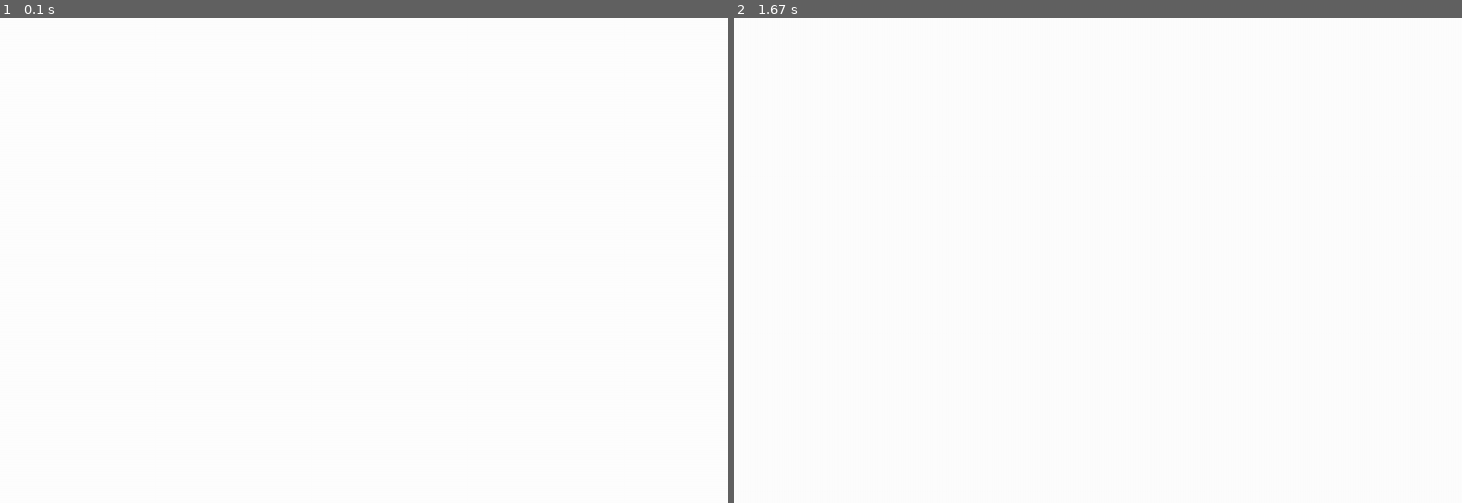
Above: before the commit, frames 1-2 (left to right).
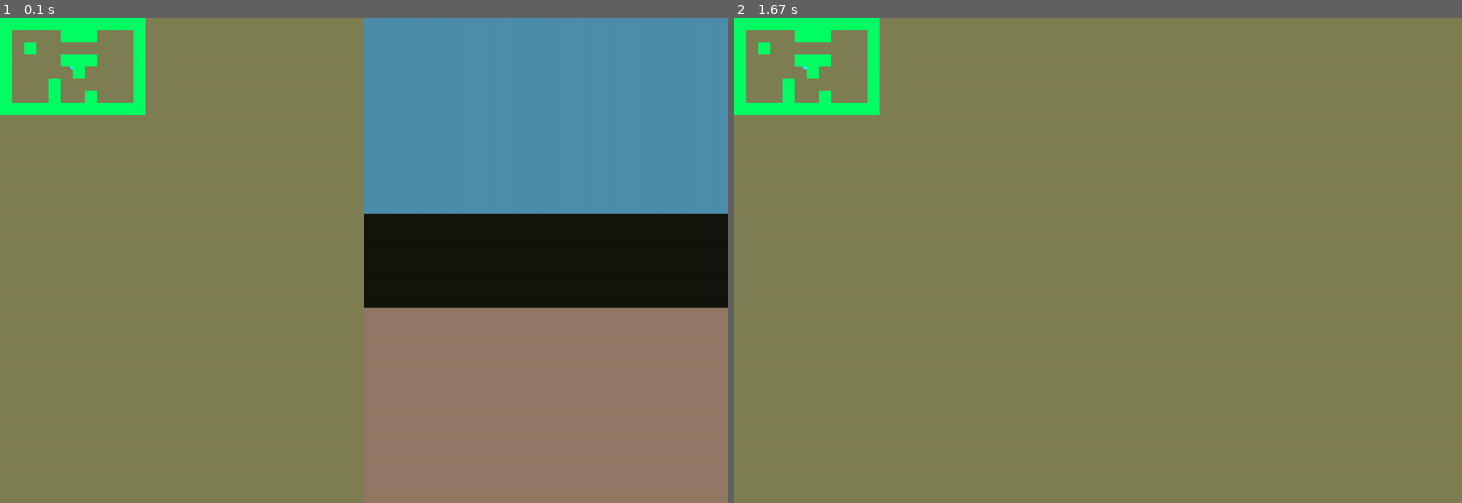
Above: after the commit, the same moments.

Repository: Irishka6/pygame
Game: pygame game, started from main.py
The game is run twice, just before and just after one commit, with the same random seed, the same clock (stepped at 60 frames per second) and the same inputs.
Inputs:
- Up to frame 1 (0.1 s): no input
- Up to frame 2 (1.67 s): tap S at 0.33 s

The runs differ from the first frame. In frame 1, 100% of the frame differs, in the area x 0-100%, y 0-100%; in frame 2, 100%.

Commit message:
мини карта но без текстур

Diff:
--- /dev/null
+++ b/dowin.py
@@ -0,0 +1,24 @@
+import pygame
+from setting import *
+from ray_cost import ray_casting
+from map import mini_map
+
+class Drowing:
+    def __init__(self, sc, sc_mini):
+        self.sc, self.sc_mini = sc, sc_mini
+
+    def fon(self):
+        pygame.draw.rect(self.sc, ('#4d8fac'), (0, 0, w, half_height))
+        pygame.draw.rect(self.sc, ('#947966'), (0, half_height, w, half_height))
+
+    def word(self, player_coor, player_ag):
+        ray_casting(self.sc, player_coor, player_ag)
+
+    def mini(self, player):
+        self.sc_mini.fill((255, 255, 0))
+        pygame.draw.line(self.sc, (0, 255, 0), (int(player.x // coof), int(player.y // coof)), ((player.x // coof) + 12 * math.cos(player.ag),
+                                                                               (player.y // coof) + 12 * math.sin(player.ag)))
+        pygame.draw.circle(self.sc, (0, 255, 255), (int(player.x // coof), int(player.y // coof)), 5)
+        for x, y in mini_map:
+            pygame.draw.rect(self.sc, (0, 255, 100), (x, y , map_tile, map_tile))
+        self.sc_mini.blit(self.sc, (0, h - h // map_tile))
--- a/main.py
+++ b/main.py
@@ -4,11 +4,14 @@
 import math
 from map import wor_map
 from ray_cost import ray_casting
+from dowin import Drowing
 
 pygame.init()
 screen = pygame.display.set_mode((w, h))
+screen_mini = pygame.Surface((w // coof, h // coof))
 clock = pygame.time.Clock()
 player = Player()
+dr = Drowing(screen, screen_mini)
 
 while True:
     for event in pygame.event.get():
@@ -16,8 +19,9 @@
             exit()
     player.movement()
     screen.fill((0, 0, 0))
-
-    ray_casting(screen, (int(player.x), int(player.y)), player.ag)
-
+    screen_mini.fill((255, 255, 0))
+    dr.fon()
+    dr.word((int(player.x), int(player.y)), player.ag)
+    dr.mini(player)
     pygame.display.flip()
     clock.tick(fps)
--- a/map.py
+++ b/map.py
@@ -11,7 +11,9 @@
             ]
 
 wor_map = set()
+mini_map = set()
 for j, row in enumerate(text_map):
     for i, char in enumerate(row):
         if char == 'w':
             wor_map.add((i * TILE, j * TILE))
+            mini_map.add((i * map_tile, j * map_tile))
--- a/ray_cost.py
+++ b/ray_cost.py
@@ -4,21 +4,40 @@
 from setting import *
 from map import wor_map
 
+
+def mxy(xm, ym):
+    return (xm // TILE) * TILE, (ym // TILE) * TILE
 def ray_casting(sc, player_coor, player_ag):
+    xo, yo = player_coor
+    xm, ym = mxy(xo, yo)
     cur_ang = player_ag - half_fov
-    xo, yo = player_coor
     for ray in range(num_rays):
         sina = math.sin(cur_ang)
         cosa = math.cos(cur_ang)
-        for delta in range(max_deph):
-            x = xo + delta * cosa
-            y = yo + delta * sina
-            # pygame.draw.line(sc, (100, 100, 100), player_coor, (x, y), 2)
-            if (x // TILE * TILE, y // TILE * TILE) in wor_map:
-                delta *= math.cos(player_ag - cur_ang)
-                prj = proj_coeff / (delta + 1)
-                c = 255 / (1 + delta * delta * 0.00001)
-                color = (c, c, c)
-                pygame.draw.rect(sc, color, (ray * SCALE, half_height - prj // 2, SCALE, prj))
+
+        # vertical
+        x, dx = (xm + TILE, 1) if cosa >= 0 else (xm, -1)
+        for i in range(0, w, TILE):
+            depth_v = (x - xo) /cosa
+            y = yo + depth_v * sina
+            if mxy(x + dx, y) in wor_map:
                 break
+            x += dx * TILE
+
+        # gorizont
+        y, dy = (ym + TILE, 1) if sina >= 0 else (ym, -1)
+        for i in range(0, h, TILE):
+            depth_h = (y - yo) / sina
+            x = xo + depth_h * cosa
+            if mxy(x, y + dy) in wor_map:
+                break
+            y += dy * TILE
+
+        delta = depth_v if depth_v < depth_h else depth_h
+        delta *= math.cos(player_ag - cur_ang)
+        delta = max(delta, 0.00001)
+        prj = min(int(proj_coeff / (delta + 1)), 2 * h)
+        c = 255 / (1 + delta * delta * 0.00002)
+        color = (c // 2, c // 2, c // 3)
+        pygame.draw.rect(sc, color, (ray * SCALE, half_height - prj // 2, SCALE, prj))
         cur_ang += delta_angal
--- a/setting.py
+++ b/setting.py
@@ -11,13 +11,17 @@
 # ray
 fov = math.pi / 3
 half_fov = fov / 2
-num_rays = 120
+num_rays = 300
 max_deph = 800
 delta_angal = fov / num_rays
 DIST = num_rays / (2 * math.tan(half_fov))
 proj_coeff = 3 * DIST * TILE
 SCALE = w //num_rays
 
+#mini map
+coof = 5
+map_tile = TILE // coof
+
 #plaer
 plaer_coor = (half_windth, half_height)
 plaer_angele = 0
